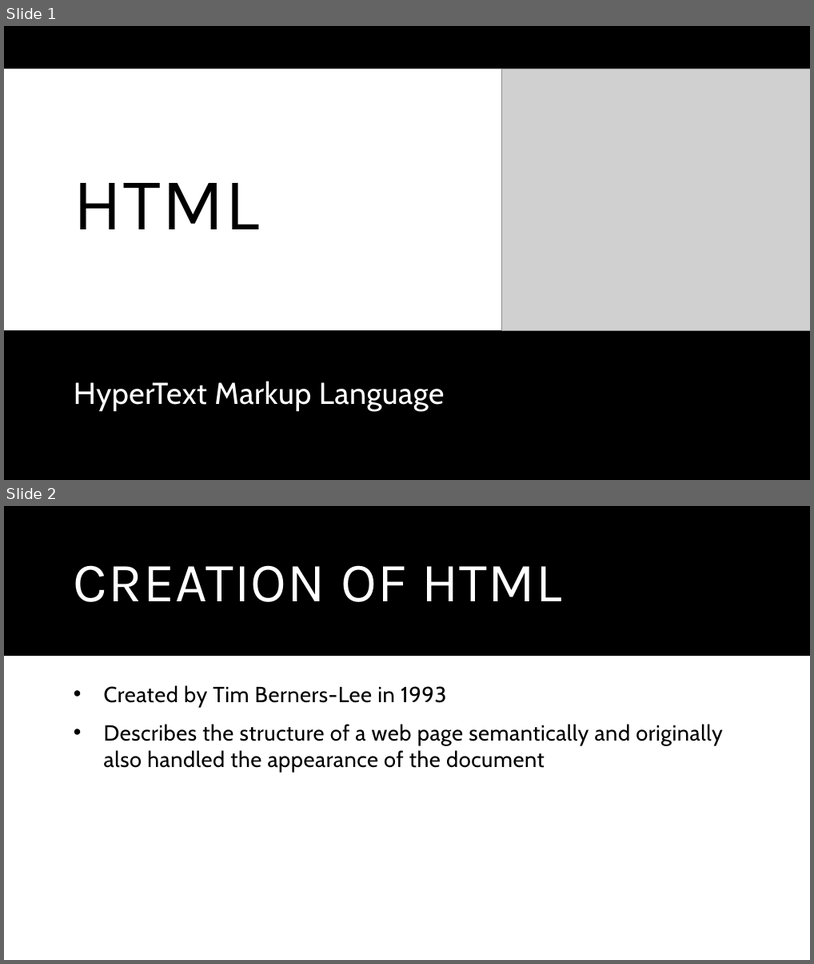
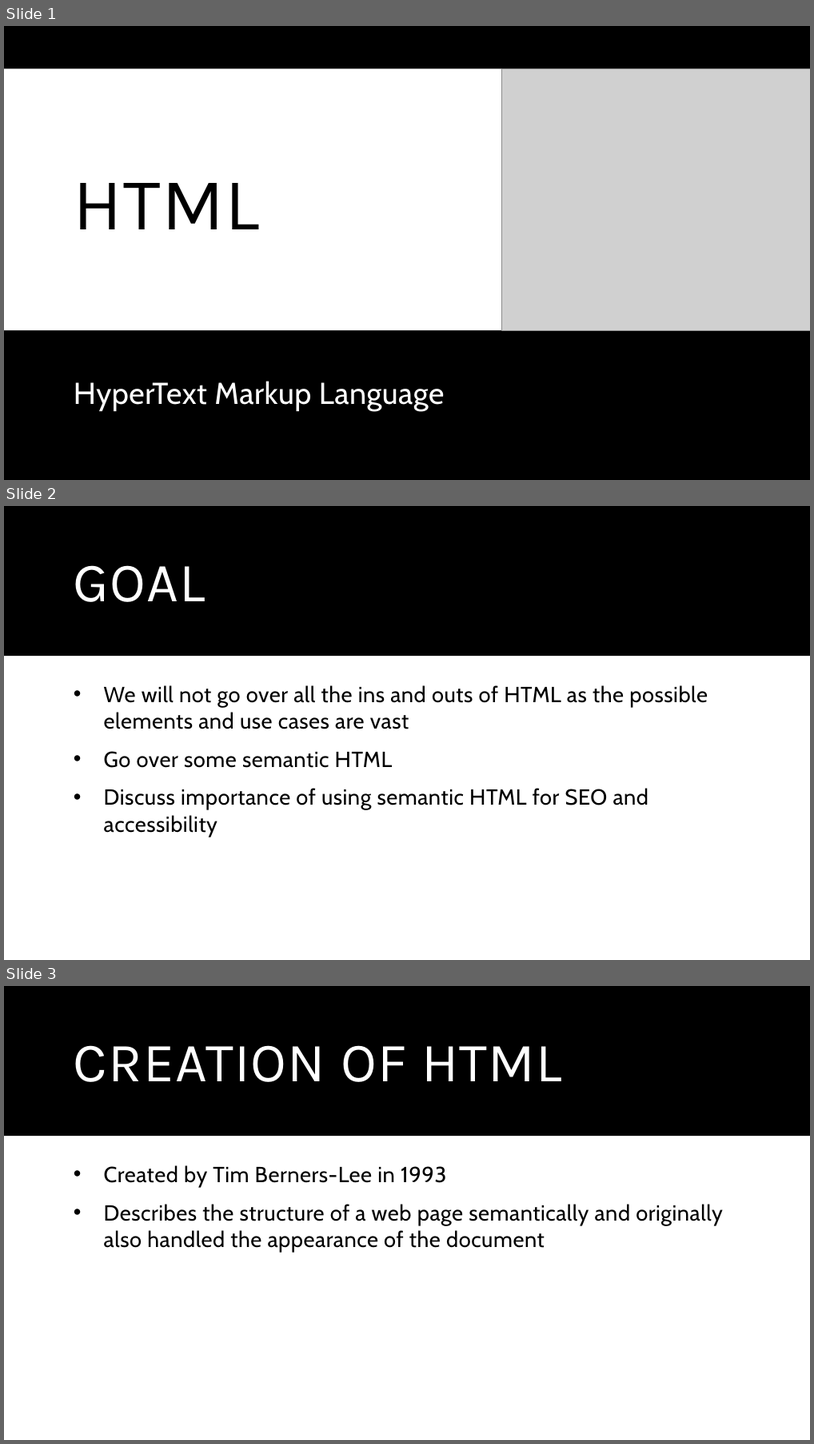
Before and after one commit to benlammers/fullstack-workshop, a slide deck: web-fundamentals/html/HTML.pptx. Shown one above the other, each under a label of ours: slides 1 and 2 before the commit, slides 1, 2 and 3 after it. The pictures are 814x964 and 814x1444 pixels, drawn with LibreOffice and Linux fonts; fonts in the diff are those of the drawing; grey boxes stand for pictures. Boxes give left, top, right and bottom in pixels: in the first picture for what was removed or moved away, otherwise in the second. Text is boxed around its words. In the diff, an @@ line names an element or a change of style, - is before the commit and + after.

```diff
--- a/web-fundamentals/html/HTML.pptx
+++ b/web-fundamentals/html/HTML.pptx
@@ slide 2 added at bbox=[4, 506, 810, 960], background #FFFFFF; not listed: 1 template element that a slide beside it also shows @@
@@ title added at bbox=[74, 565, 206, 602], 66 pt, text #FFFFFF @@
+GOAL
@@ text added at bbox=[104, 685, 708, 836], 26 pt, text #000000 @@
+• We will not go over all the ins and outs of HTML as the possible elements and use cases are vast
+• Go over some semantic HTML
+• Discuss importance of using semantic HTML for SEO and accessibility
@@ what was slide 2 is now slide 3 @@
```
Also in this commit, not shown: 7 other files.
